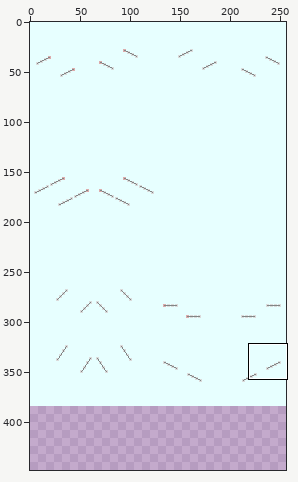
A sprite sheet gets an edit: making_file/pulley_top_under.png. The picture above shows the old version from afar; the outline marks the close-up.
Close-up. Before:
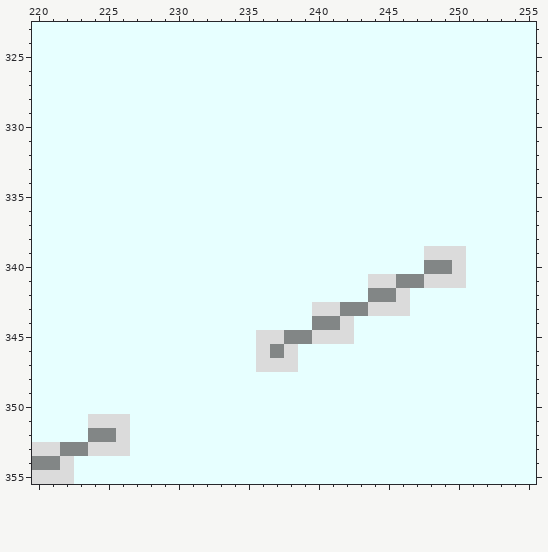
The file is 256x384 pixels. Colours within 5 levels of each other are drawn and written as one. Shown: x 220..255, y 323..355. The old version is drawn lined up with the new one, on the new canvas. The commit also changed other parts of the picture, which this record leaves out.
After:
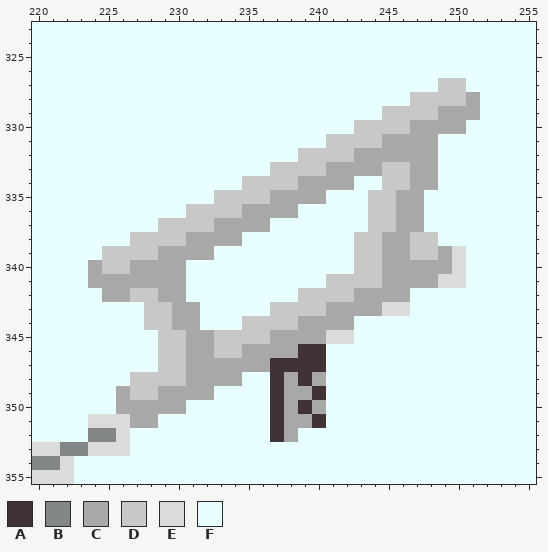
Palette (. is transparent): A #413236  B #828686  C #a8a8a8  D #c8c8c8  E #dbdbdb  F #e7ffff
What changed:
canvas 256x384 -> 256x448
@@ x 220..255 @@
 326 FFFFFFFFFFFFFFFFFFFFFFFFFFFFFFFFFFFF
-327 FFFFFFFFFFFFFFFFFFFFFFFFFFFFFFFFFFFF
-328 FFFFFFFFFFFFFFFFFFFFFFFFFFFFFFFFFFFF
-329 FFFFFFFFFFFFFFFFFFFFFFFFFFFFFFFFFFFF
-330 FFFFFFFFFFFFFFFFFFFFFFFFFFFFFFFFFFFF
-331 FFFFFFFFFFFFFFFFFFFFFFFFFFFFFFFFFFFF
-332 FFFFFFFFFFFFFFFFFFFFFFFFFFFFFFFFFFFF
-333 FFFFFFFFFFFFFFFFFFFFFFFFFFFFFFFFFFFF
-334 FFFFFFFFFFFFFFFFFFFFFFFFFFFFFFFFFFFF
-335 FFFFFFFFFFFFFFFFFFFFFFFFFFFFFFFFFFFF
-336 FFFFFFFFFFFFFFFFFFFFFFFFFFFFFFFFFFFF
-337 FFFFFFFFFFFFFFFFFFFFFFFFFFFFFFFFFFFF
-338 FFFFFFFFFFFFFFFFFFFFFFFFFFFFFFFFFFFF
-339 FFFFFFFFFFFFFFFFFFFFFFFFFFFFEEEFFFFF
-340 FFFFFFFFFFFFFFFFFFFFFFFFFFFFBBEFFFFF
-341 FFFFFFFFFFFFFFFFFFFFFFFFEEBBEEEFFFFF
-342 FFFFFFFFFFFFFFFFFFFFFFFFBBEFFFFFFFFF
-343 FFFFFFFFFFFFFFFFFFFFEEBBEEEFFFFFFFFF
-344 FFFFFFFFFFFFFFFFFFFFBBEFFFFFFFFFFFFF
-345 FFFFFFFFFFFFFFFFEEBBEEEFFFFFFFFFFFFF
-346 FFFFFFFFFFFFFFFFEBEFFFFFFFFFFFFFFFFF
-347 FFFFFFFFFFFFFFFFEEEFFFFFFFFFFFFFFFFF
-348 FFFFFFFFFFFFFFFFFFFFFFFFFFFFFFFFFFFF
-349 FFFFFFFFFFFFFFFFFFFFFFFFFFFFFFFFFFFF
-350 FFFFFFFFFFFFFFFFFFFFFFFFFFFFFFFFFFFF
-351 FFFFEEEFFFFFFFFFFFFFFFFFFFFFFFFFFFFF
-352 FFFFBBEFFFFFFFFFFFFFFFFFFFFFFFFFFFFF
+327 FFFFFFFFFFFFFFFFFFFFFFFFFFFFFDDFFFFF
+328 FFFFFFFFFFFFFFFFFFFFFFFFFFFDDDDCFFFF
+329 FFFFFFFFFFFFFFFFFFFFFFFFFDDDDCCCFFFF
+330 FFFFFFFFFFFFFFFFFFFFFFFDDDDCCCCFFFFF
+331 FFFFFFFFFFFFFFFFFFFFFDDDDCCCCFFFFFFF
+332 FFFFFFFFFFFFFFFFFFFDDDDCCCCCCFFFFFFF
+333 FFFFFFFFFFFFFFFFFDDDDCCCCDDCCFFFFFFF
+334 FFFFFFFFFFFFFFFDDDDCCCCFFDDCCFFFFFFF
+335 FFFFFFFFFFFFFDDDDCCCCFFFDDCCFFFFFFFF
+336 FFFFFFFFFFFDDDDCCCCFFFFFDDCCFFFFFFFF
+337 FFFFFFFFFDDDDCCCCFFFFFFFDDCCFFFFFFFF
+338 FFFFFFFDDDDCCCCFFFFFFFFDDCCDDFFFFFFF
+339 FFFFFDDDDCCCCFFFFFFFFFFDDCCDDCEFFFFF
+340 FFFFCDDCCCCFFFFFFFFFFFFDDCCCCCEFFFFF
+341 FFFFCCCCCCCFFFFFFFFFFDDDDCCCCEEFFFFF
+342 FFFFFCCDDCCFFFFFFFFDDDDCCCCFFFFFFFFF
+343 FFFFFFFFDDCCFFFFFDDDDCCCCEEFFFFFFFFF
+344 FFFFFFFFDDCCFFFDDDDCCCCFFFFFFFFFFFFF
+345 FFFFFFFFFDDCCDDDDCCCCEEFFFFFFFFFFFFF
+346 FFFFFFFFFDDCCDDCCCCAAFFFFFFFFFFFFFFF
+347 FFFFFFFFFDDCCCCCCAAAAFFFFFFFFFFFFFFF
+348 FFFFFFFDDDDCCCCFFACACFFFFFFFFFFFFFFF
+349 FFFFFFCDDCCCCFFFFACCAFFFFFFFFFFFFFFF
+350 FFFFFFCCCCCFFFFFFACACFFFFFFFFFFFFFFF
+351 FFFFEEECCFFFFFFFFACCAFFFFFFFFFFFFFFF
+352 FFFFBBEFFFFFFFFFFACFFFFFFFFFFFFFFFFF
 353 EEBBEEEFFFFFFFFFFFFFFFFFFFFFFFFFFFFF
